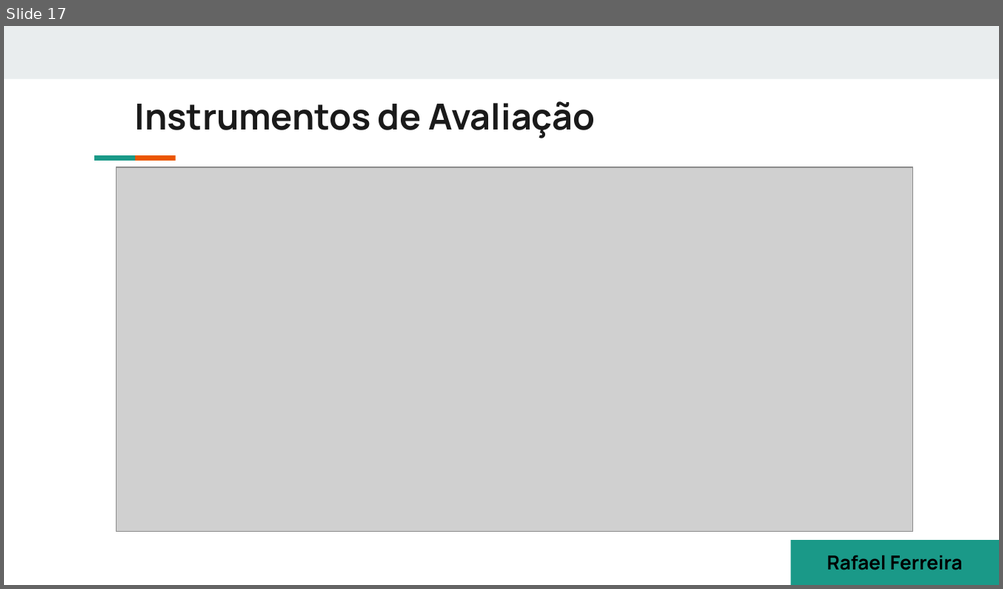
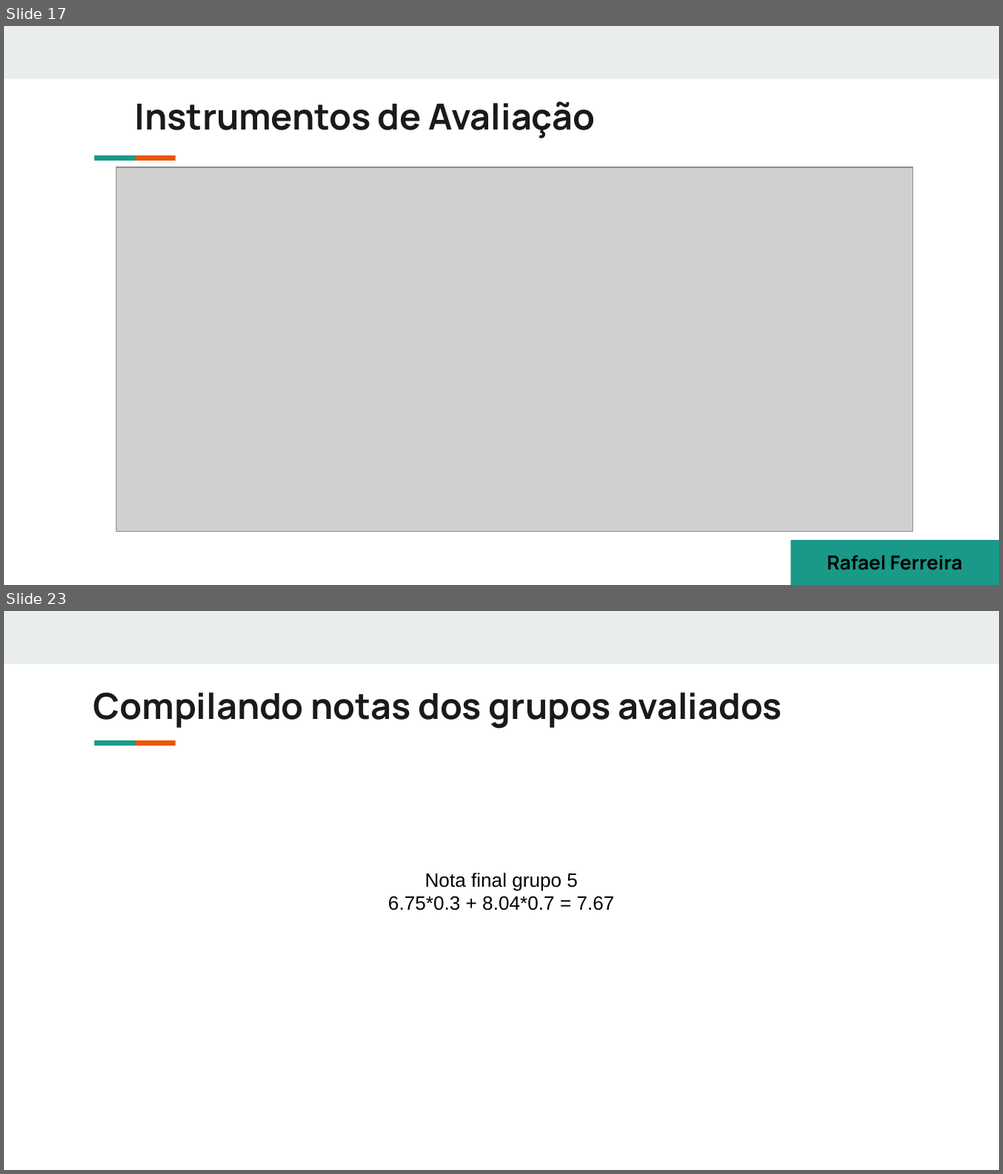
Before and after one commit to danielcestari/preparacao_pedagogica, a slide deck: Avaliação.odp. Shown one above the other, each under a label of ours: slide 17 before the commit, slides 17 and 23 after it; the slides between them are not shown. The pictures are 1003x589 and 1003x1174 pixels, drawn with LibreOffice and Linux fonts; fonts in the diff are those of the drawing; grey boxes stand for pictures. Boxes give left, top, right and bottom in pixels: in the first picture for what was removed or moved away, otherwise in the second. Text is boxed around its words. In the diff, an @@ line names an element or a change of style, - is before the commit and + after.

```diff
--- a/Avaliação.odp
+++ b/Avaliação.odp
@@ slide 23 added at bbox=[4, 611, 999, 1170], background #FFFFFF; not listed: 3 template elements that a slide beside it also shows @@
@@ title added at bbox=[94, 692, 782, 729], 26 pt, text #1A1A1A, bold @@
+Compilando notas dos grupos avaliados
@@ text added at bbox=[388, 873, 614, 911], 14 pt, text #000000 @@
+Nota final grupo 5
+6.75*0.3 + 8.04*0.7 = 7.67
```
Also in this commit, not shown: 11 other slides added, 6 other files.
